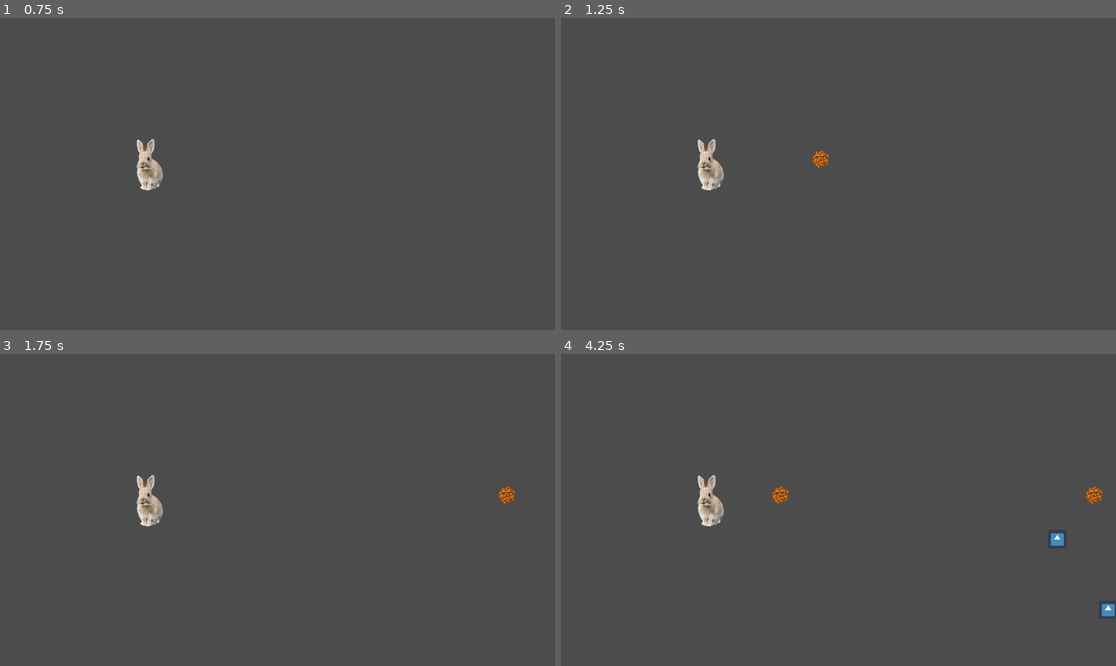
Above: before the commit, frames 1-4 (two rows, left to right).
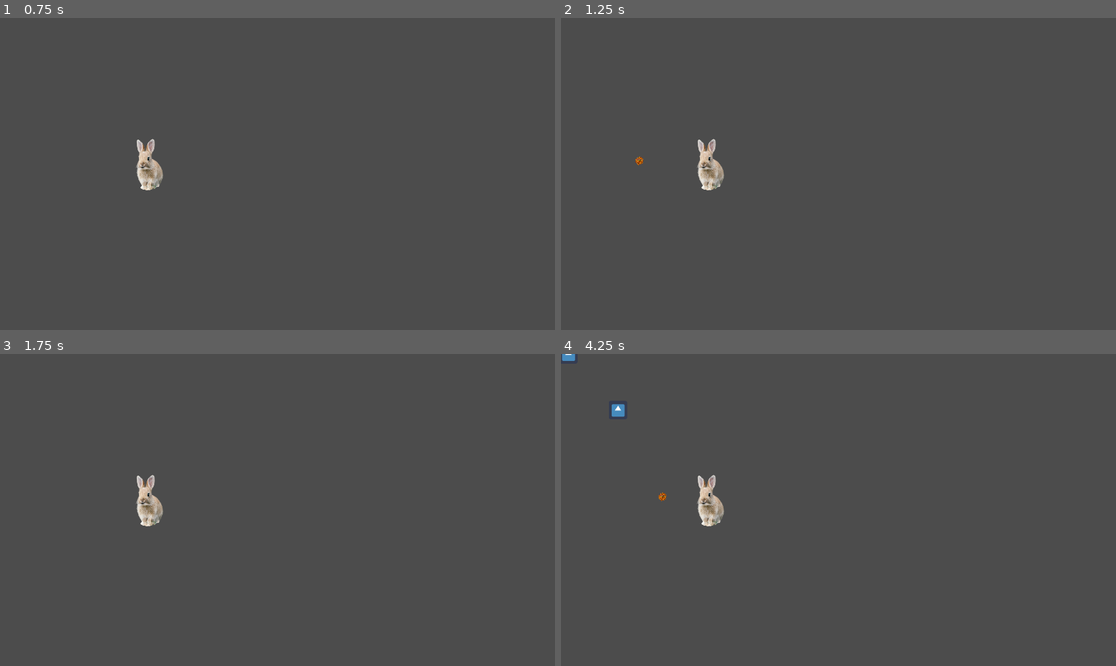
Above: after the commit, the same moments.

Repository: Vytautas-Hermann/GJ-2020
Game: Godot game, scene res://src/scenes/Main.tscn
The game is run twice, just before and just after one commit, with the same random seed, the same clock (stepped at 60 frames per second) and the same inputs. This scene is started directly instead of the project's main scene. The engine's default icon, where the game draws it, is replaced by a stand-in: a white triangle on a blue panel in a dark square.
Inputs:
- Up to frame 1 (0.75 s): tap Enter at 0.5 s
- Up to frame 2 (1.25 s): no input
- Up to frame 3 (1.75 s): no input
- Up to frame 4 (4.25 s): no input

Frame 1 is identical in both runs. In frame 2, 0.1% of the frame differs, in the area x 13-49%, y 42-49%; in frame 3, 0.1%; in frame 4, 0.6%, in the area x 0-100%, y 0-85%.

Commit message:
shooting and collisions

Diff:
--- a/src/scenes/Enemy.tscn
+++ b/src/scenes/Enemy.tscn
@@ -11,17 +11,18 @@
 "speed": 5.0
 } ]
 
-[sub_resource type="RectangleShape2D" id=1]
+[sub_resource type="RectangleShape2D" id=2]
 
-[node name="Enemy" type="RigidBody2D"]
-contact_monitor = true
+[node name="Enemy" type="Area2D"]
 linear_damp = 0.0
+collision_layer = 2
+collision_mask = 2
 script = ExtResource( 2 )
 
 [node name="AnimatedSprite" type="AnimatedSprite" parent="."]
-frames = SubResource( 2 )
+frames = SubResource( 1 )
 
 [node name="CollisionShape2D" type="CollisionShape2D" parent="."]
 scale = Vector2( 3, 3 )
-shape = SubResource( 1 )
-[connection signal="body_entered" from="." to="." method="_on_Enemy_body_entered"]
+shape = SubResource( 2 )
+[connection signal="area_entered" from="." to="." method="_on_Enemy_area_entered"]
--- a/src/scenes/Main.tscn
+++ b/src/scenes/Main.tscn
@@ -24,7 +24,7 @@
 
 [node name="EnemySpawn" type="PathFollow2D" parent="EnemyPath"]
 position = Vector2( 1915.97, 1.41116 )
-rotation = 1.57086
+rotation = 1.57083
 
 [node name="Tower" parent="." instance=ExtResource( 4 )]
 position = Vector2( 500, 500 )
--- a/src/scenes/bullet.tscn
+++ b/src/scenes/bullet.tscn
@@ -13,10 +13,10 @@
 "speed": 5.0
 } ]
 
-[node name="bullet" type="RigidBody2D"]
-gravity_scale = 0.0
-contact_monitor = true
+[node name="bullet" type="Area2D"]
 linear_damp = 0.0
+collision_layer = 2
+collision_mask = 2
 script = ExtResource( 1 )
 
 [node name="CollisionShape2D" type="CollisionShape2D" parent="."]
@@ -27,4 +27,3 @@
 [node name="AnimatedSprite" type="AnimatedSprite" parent="."]
 scale = Vector2( 0.2, 0.2 )
 frames = SubResource( 2 )
-[connection signal="body_entered" from="." to="." method="_on_Enemy_body_entered"]
--- a/src/scripts/Main.gd
+++ b/src/scripts/Main.gd
@@ -16,11 +16,6 @@
 	$EnemyPath/EnemySpawn.offset = randi()
 	var enemy = Enemy.instance()
 	add_child(enemy)
-	var direction = $EnemyPath/EnemySpawn.rotation + PI / 2
-	enemy.position = $EnemyPath/EnemySpawn.position
-	direction += rand_range(-PI / 4, PI / 4)
-	#enemy.rotation = direction
-	enemy.linear_velocity = Vector2(enemy.speed, 0).rotated(direction)
 
 
 
--- a/src/scripts/Tower.gd
+++ b/src/scripts/Tower.gd
@@ -14,11 +14,8 @@
 
 func _on_FireTimer_timeout():
 	var bullet = Munition.instance()
+	bullet.speed = firespeed
 	add_child(bullet)
-	var direction = deg2rad(0)
-	bullet.position = Vector2(0,0)
-	bullet.linear_velocity = Vector2(float(firespeed * bullet.aerodynamical_slowfactor), 0).rotated(direction)
-	bullet.set_scale(Vector2(0.2,0.2))
 
 
 # Called every frame. 'delta' is the elapsed time since the previous frame.
--- a/src/scripts/bullet.gd
+++ b/src/scripts/bullet.gd
@@ -1,8 +1,11 @@
-extends RigidBody2D
+extends Area2D
 
 var nutrition_value = 100
 var aerodynamical_slowfactor = 0.5
 var substances = ["lactose"]
+var direction
+var speed
+var screen_size
 
 # Declare member variables here. Examples:
 # var a = 2
@@ -12,6 +15,11 @@
 # Called when the node enters the scene tree for the first time.
 func _ready():
 	aerodynamical_slowfactor = rand_range(0.5, 0.9)
+	screen_size = get_viewport_rect().size
+	direction = Vector2(-1,0)
+
+func _process(delta):
+	position += direction * speed * delta * aerodynamical_slowfactor
 
 
 # Called every frame. 'delta' is the elapsed time since the previous frame.
--- a/src/scripts/enemy.gd
+++ b/src/scripts/enemy.gd
@@ -1,26 +1,35 @@
-extends RigidBody2D
+extends Area2D
 
 
-export var speed = 100
+var speed
 var type = "Prof"
 var allergies = ["lactose", "gluten"]
 var saturation = 0
-var hunger = 100
+var hunger
+var v
+var screen_size
 
 # Called when the node enters the scene tree for the first time.
 func _ready():
+	speed = rand_range(100,200)
+	screen_size = get_viewport_rect().size
 	hunger = rand_range(20,200)
+	var f = rand_range(0,1)
+	v = Vector2(f*speed, (1-f)*speed)
+
+func _process(delta):
+	position += v * delta
 
 
-func _on_Enemy_body_entered(_body):
-	print("collision")
-	saturation += _body.nutritional_value
-	print(saturation)
-	for substance in _body.substances:
-		if substance in allergies:
-			_body.queue_free()
-			queue_free()
-	_body.queue_free()
+func _on_Enemy_area_entered(area):
+	print(area.get_name())
+	#saturation += area.nutritional_value
+	#print(saturation)
+	#for substance in area.substances:
+	#	if substance in allergies:
+	#		area.queue_free()
+	#		queue_free()
+	#area.queue_free()
 
 
 
Not shown: 1 places in src/scenes/Enemy.tscn that only renumber resources
